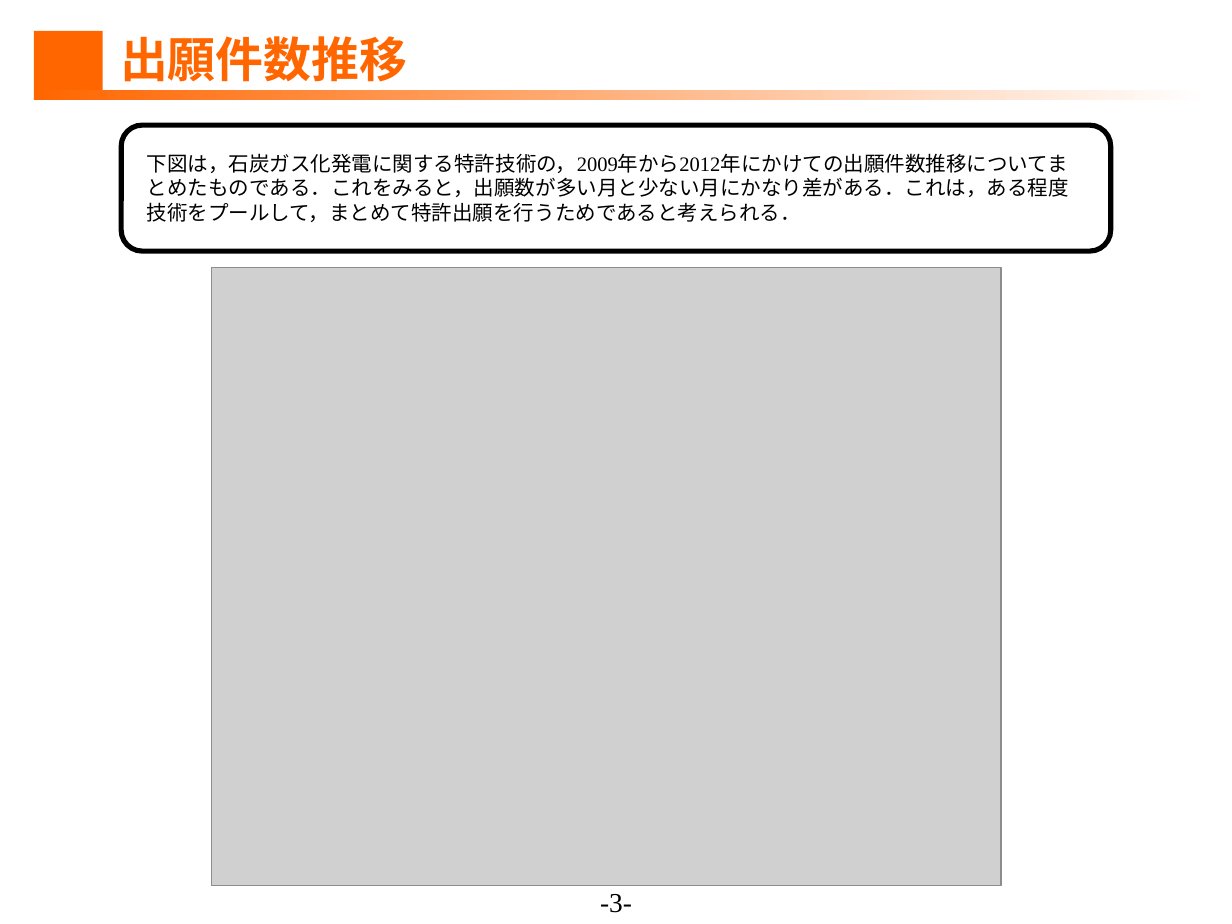
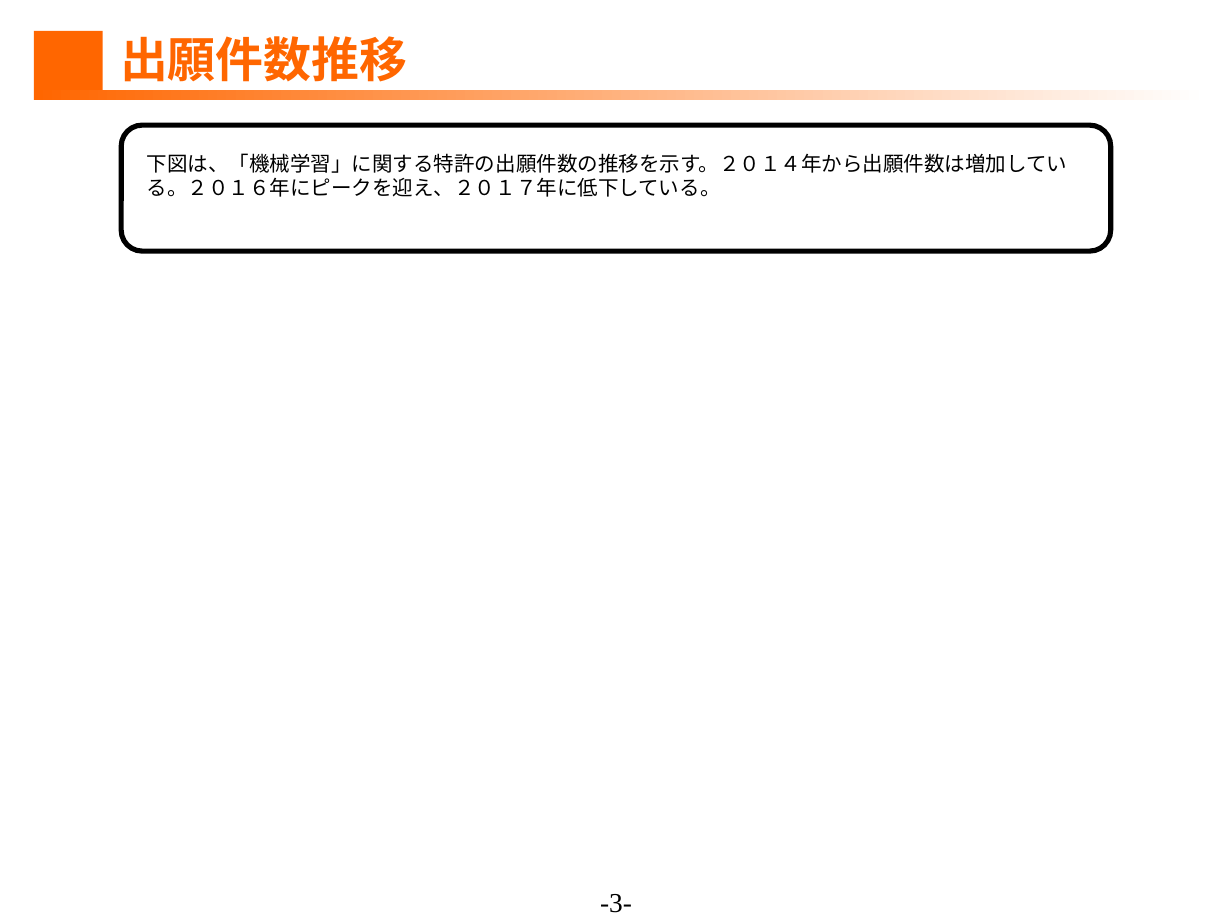
Before and after one commit to ShuDiamonds/JapanesePatentAnalysis, a slide deck: slide 3 of submissions/1.調査分析.ppt. Drawn at 1232x924 pixels with LibreOffice and Linux fonts; fonts in the diff are those of the drawing; grey boxes stand for pictures. Boxes give left, top, right and bottom in pixels: in the first picture for what was removed or moved away, otherwise in the second. Text is boxed around its words. In the diff, an @@ line names an element or a change of style, - is before the commit and + after.

```diff
--- a/submissions/1.調査分析.ppt
+++ b/submissions/1.調査分析.ppt
@@ text at (x1=147, y1=153, x2=1067, y2=197): text changed @@
-下図は，石炭ガス化発電に関する特許技術の，2009年から2012年にかけての出願件数推移についてまとめたものである．これをみると，出願数が多い月と少ない月にかなり差がある．これは，ある程度技術をプールして，まとめて特許出願を行うためであると考えられる．
+下図は、「機械学習」に関する特許の出願件数の推移を示す。２０１４年から出願件数は増加している。２０１６年にピークを迎え、２０１７年に低下している。
@@ picture removed at (x1=212, y1=267, x2=1002, y2=886) @@
```
Also in this commit, not shown: 4 other slides changed, 1 slide added, 1 slide removed, 5 other files.
